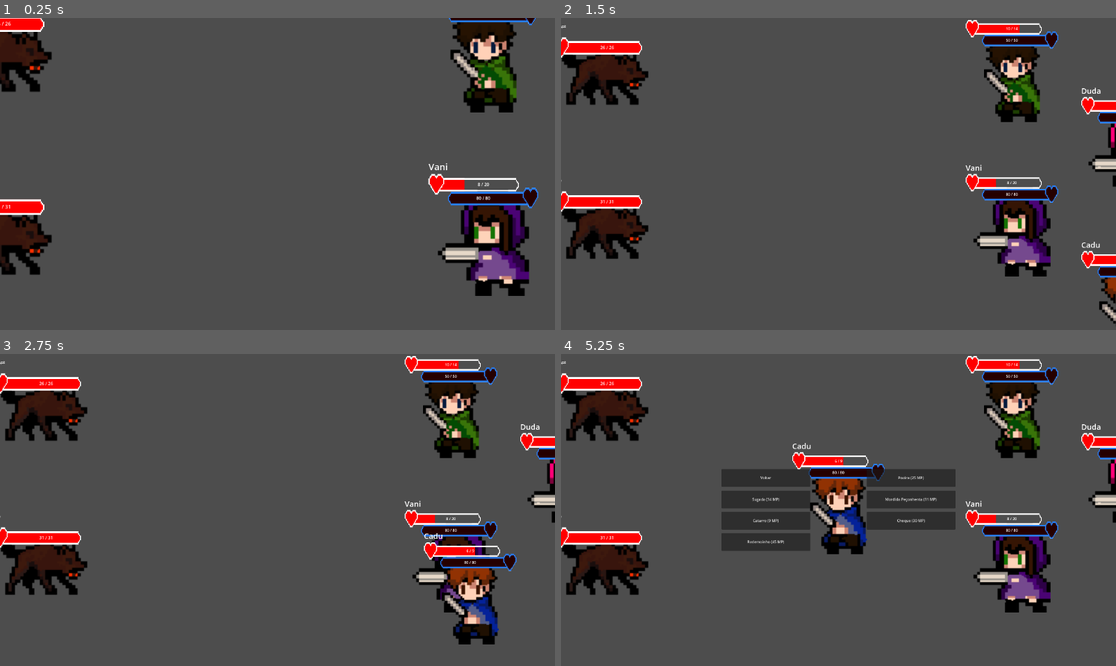
Above: before the commit, frames 1-4 (two rows, left to right).
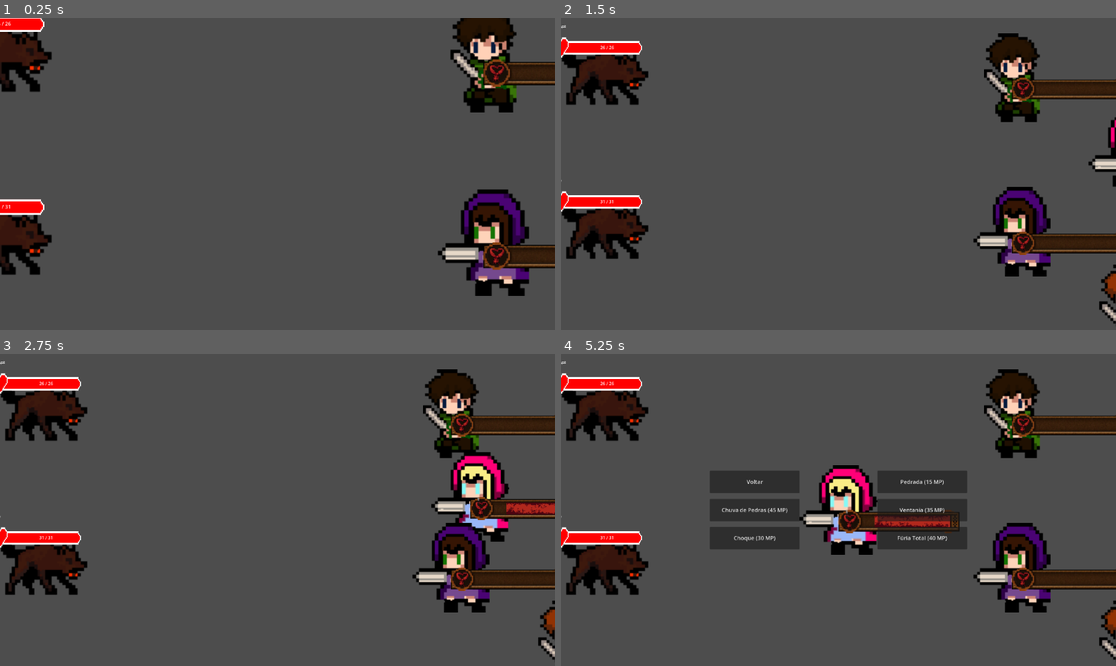
Above: after the commit, the same moments.

Repository: YuzuruTK/DarkSoulsMinusOne
Game: Godot game, scene res://Title/title.tscn
The game is run twice, just before and just after one commit, with the same random seed, the same clock (stepped at 60 frames per second) and the same inputs. The project has no main scene, so this scene is started directly. The engine's default icon, where the game draws it, is replaced by a stand-in: a white triangle on a blue panel in a dark square.
Inputs:
- Up to frame 1 (0.25 s): no input
- Up to frame 2 (1.5 s): tap Enter at 0.5, 1.35 s; tap Backspace at 0.6 s
- Up to frame 3 (2.75 s): tap Space at 2 s; tap Backspace at 2.1 s
- Up to frame 4 (5.25 s): tap Enter at 2.85 s; click "Atacar" at 3.5 s; click "Voltar" at 4.25 s; click "Habilidades" at 5 s

The runs differ from the first frame. In frame 1, 3.4% of the frame differs, in the area x 77-100%, y 0-81%; in frame 2, 4.9%; in frame 3, 10%; in frame 4, 13%, in the area x 26-100%, y 0-98%.

Commit message:
Fix on the way it is structured the User Interface

Diff:
--- a/Battle/Player/Player.tscn
+++ b/Battle/Player/Player.tscn
@@ -1,9 +1,10 @@
-[gd_scene load_steps=6 format=3 uid="uid://dsbhedwbw7n8t"]
+[gd_scene load_steps=7 format=3 uid="uid://dsbhedwbw7n8t"]
 
 [ext_resource type="Script" uid="uid://c3w3kweymfmfv" path="res://Battle/Player/player.gd" id="1_bhhxy"]
-[ext_resource type="Texture2D" uid="uid://4l8wykps5hns" path="res://Sprites/placeholder.png" id="2_kxkgx"]
-[ext_resource type="Texture2D" uid="uid://dglrnpyuijxhc" path="res://Battle/ui/empty_bar.png" id="3_pxlk6"]
-[ext_resource type="Texture2D" uid="uid://dbjmhtsp2nmip" path="res://Battle/ui/full_bar.png" id="4_savr3"]
+[ext_resource type="Texture2D" uid="uid://bvxgaamxeiq7f" path="res://Battle/ui/health_under.png" id="2_pxlk6"]
+[ext_resource type="Texture2D" uid="uid://ceyp844x4gs2" path="res://Battle/ui/mana_under.png" id="2_savr3"]
+[ext_resource type="Texture2D" uid="uid://bbdwv5i0ljy4u" path="res://Battle/ui/mana_progress.png" id="3_savr3"]
+[ext_resource type="Texture2D" uid="uid://dn5ev008ec6u4" path="res://Battle/ui/health_progress.png" id="5_savr3"]
 
 [sub_resource type="AnimationLibrary" id="AnimationLibrary_d1r5a"]
 
@@ -18,7 +19,6 @@
 
 [node name="Sprite" type="Sprite2D" parent="."]
 scale = Vector2(4, 4)
-texture = ExtResource("2_kxkgx")
 
 [node name="Focus" type="Sprite2D" parent="."]
 
@@ -28,15 +28,30 @@
 }
 
 [node name="ManaBar" type="TextureProgressBar" parent="."]
+offset_right = 174.0
+offset_bottom = 33.0
+scale = Vector2(3, 3)
+texture_under = ExtResource("2_savr3")
+texture_progress = ExtResource("3_savr3")
+
+[node name="ManaLabel" type="RichTextLabel" parent="."]
 offset_right = 40.0
 offset_bottom = 40.0
-texture_under = ExtResource("3_pxlk6")
-texture_progress = ExtResource("4_savr3")
-tint_progress = Color(0.145266, 0.502438, 1, 1)
+bbcode_enabled = true
+horizontal_alignment = 1
+vertical_alignment = 1
 
 [node name="HealthBar" type="TextureProgressBar" parent="."]
+offset_right = 174.0
+offset_bottom = 33.0
+scale = Vector2(3, 3)
+fill_mode = 1
+texture_under = ExtResource("2_pxlk6")
+texture_progress = ExtResource("5_savr3")
+
+[node name="HealthLabel" type="RichTextLabel" parent="."]
 offset_right = 40.0
 offset_bottom = 40.0
-fill_mode = 4
-texture_under = ExtResource("3_pxlk6")
-texture_progress = ExtResource("4_savr3")
+bbcode_enabled = true
+horizontal_alignment = 1
+vertical_alignment = 1
--- a/Battle/Player/player.gd
+++ b/Battle/Player/player.gd
@@ -16,10 +16,10 @@
 }
 
 # Node references
-@onready var mana_bar = $ManaBar
-@onready var mana_label = Label.new()
-@onready var health_bar = $HealthBar
-@onready var health_label = Label.new()
+@onready var mana_bar: TextureProgressBar = $ManaBar
+@onready var mana_label: RichTextLabel = $ManaLabel
+@onready var health_bar: TextureProgressBar = $HealthBar
+@onready var health_label: RichTextLabel = $HealthLabel
 @onready var nametag = $Name
 @onready var sprite = $Sprite
 
@@ -125,6 +125,11 @@
 		# Fallback to placeholder if available
 		_load_placeholder_sprite()
 
+	# Center the sprite horizontally
+	if sprite.texture:
+		sprite.position.y = 0  # Keep at center vertically
+		print("Sprite size: ", sprite.texture.get_size(), " Position: ", sprite.position)
+
 func _load_placeholder_sprite() -> void:
 	var placeholder_path = "res://Sprites/placeholder.png"
 	if ResourceLoader.exists(placeholder_path):
@@ -197,9 +202,7 @@
 
 #region Godot Lifecycle
 func _ready() -> void:
-	$".".add_child(health_label)
-	$".".add_child(mana_label)
-	_setup_hud()
+	pass
 
 func _process(_delta: float) -> void:
 	pass
@@ -217,35 +220,57 @@
 	health_bar.value = health_percentage
 	mana_bar.value = mana_percentage
 
-	mana_label.text = "%d / %d" % [actual_mana, max_mana]
-	health_label.text = "%d / %d" % [actual_health, max_health]
-
+	var font_size = round(HUD_SIZE.y * 0.5)
+	mana_label.text = "[i][color=WHITE][font_size=%d] %d / %d [/font_size]" % [font_size, actual_mana, max_mana]
+	health_label.text = "[i][center][color=WHITE][font_size=%d] %d / %d [/font_size]" % [font_size, actual_health, max_health]
 func _adjust_hud_layout() -> void:
 	_setup_mana_bar()
 	_setup_health_bar()
 	_setup_nametag()
 
 func _setup_mana_bar() -> void:
-	mana_bar.position = Vector2(200, -200)
+	# Calculate mana bar position - centered above character
+	var sprite_top = -(sprite.texture.get_size().y * sprite.scale.y) / 2
+	var bar_width = mana_bar.texture_under.get_size().x * mana_bar.scale.x
+
+	mana_bar.position.x = -bar_width / 2  # Center horizontally
+
+	mana_bar.position.y = sprite_top - (mana_bar.texture_under.get_size().y * mana_bar.scale.y) - 10  # 10 pixels above sprite
 	mana_bar.fill_mode = TextureProgressBar.FILL_LEFT_TO_RIGHT
-	mana_bar.size = HUD_SIZE
-	mana_bar.scale = Vector2(-HUD_SCALE.x, HUD_SCALE.y)
-	mana_label.position = Vector2($".".position.x - (mana_label.get_combined_minimum_size().x / 2), mana_bar.position.y + 26)
+
+	# Position mana label centered on the mana bar
+	mana_label.position.x = mana_bar.position.x
+	mana_label.position.y = mana_bar.position.y
+	mana_label.size = mana_bar.size * mana_bar.scale
+	mana_label.bbcode_enabled = true
+
 
 func _setup_health_bar() -> void:
-	health_bar.position = Vector2(-200, -250)
+	# Set size and scale first
+	var bar_width = health_bar.texture_under.get_size().x * health_bar.scale.x
 	health_bar.fill_mode = TextureProgressBar.FILL_LEFT_TO_RIGHT
-	health_bar.size = HUD_SIZE
-	health_bar.scale = HUD_SCALE
-	health_label.position = Vector2($".".position.x - (health_label.get_combined_minimum_size().x / 2), health_bar.position.y + 26)
+
+	var mana_bar_height = mana_bar.texture_under.get_size().y * mana_bar.scale.y
+
+	# Position health bar above mana bar, centered
+	health_bar.position.x = -bar_width / 2  # Center horizontally
+	health_bar.position.y = mana_bar.position.y - mana_bar_height * 1.1  # 5 pixels below mana bar
+
+	# Position health label centered on the health bar
+	health_label.position.x = health_bar.position.x
+	health_label.position.y = health_bar.position.y
+	health_label.size = health_bar.size * health_bar.scale
+	health_label.bbcode_enabled = true
 
 func _setup_nametag() -> void:
-	nametag.position = Vector2(-200, -300)
+	# Position nametag above mana bar, centered
+	nametag.position.x = -HUD_SIZE.x / 2  # Center horizontally
+	nametag.position.y = health_bar.position.y - HUD_SIZE.y - 5  # 5 pixels above mana bar
 	nametag.size = HUD_SIZE
 	nametag.bbcode_enabled = true
 
-	var font_size = round(HUD_SIZE.y / 1.5)
-	nametag.text = "[font_size=%d]%s[/font_size]" % [font_size, player_name]
+	var font_size = round(HUD_SIZE.y * 0.7)
+	nametag.text = "[center][font_size=%d]%s[/font_size][/center]" % [font_size, player_name]
 #endregion
 
 #region Mana Management
--- a/Battle/good_user_interface.gd
+++ b/Battle/good_user_interface.gd
@@ -13,6 +13,7 @@
 
 # Constants
 const BUTTON_SPACING_RATIO = 2.0
+const BUTTON_FONT_SIZE = 24 # Add this constant for consistent font size
 
 # State management
 var current_state: GameState = GameState.MENU_MAIN
@@ -149,7 +150,7 @@
 	var player_skills = player.get_skills()
 
 	if player_skills.is_empty():
-		var no_skills_button = _create_button("Nenhuma habilidade disponível", func(): pass)
+		var no_skills_button = _create_button("Nenhuma habilidade disponível", func(): pass )
 		no_skills_button.disabled = true
 		buttons.append(no_skills_button)
 	else:
@@ -224,7 +225,7 @@
 
 	if available_items.is_empty():
 		# No items available
-		var no_items_button = _create_button("Sem itens disponíveis", func(): pass)
+		var no_items_button = _create_button("Sem itens disponíveis", func(): pass )
 		no_items_button.disabled = true
 		buttons.append(no_items_button)
 	else:
@@ -265,6 +266,14 @@
 	var button = Button.new()
 	button.text = text
 	button.pressed.connect(callback)
+
+	# Create and apply larger font
+	var theme = Theme.new()
+	var font = ThemeDB.fallback_font
+	theme.set_font("font", "Button", font)
+	theme.set_font_size("font_size", "Button", BUTTON_FONT_SIZE)
+	button.theme = theme
+
 	add_child(button)
 	return button
 #endregion
--- a/Characters.json
+++ b/Characters.json
@@ -1,22 +1,22 @@
 [
 	{
 		"name": "Antonio",
-		"max_h": 10,
-		"max_mana": 50,
-		"actual_mana": 50,
-		"actual_h": 10,
+		"max_h": 14,
+		"max_mana": 40,
+		"actual_mana": 40,
+		"actual_h": 14,
 		"atk_dam": 3,
-		"initiative": 1,
+		"initiative": 2,
 		"sprite_id": "1",
 		"skills_id": [
 			0,
 			7,
-			23,
-			28
+			17,
+			23
 		],
 		"equipment": {
 			"armor": "leather_armor",
-			"weapon": "wooden_sword"
+			"weapon": "club"
 		},
 		"inventory": {
 			"chimarrao": 2,
@@ -25,52 +25,49 @@
 	},
 	{
 		"name": "Duda",
-		"max_h": 12,
-		"actual_h": 12,
-		"max_mana": 120,
-		"actual_mana": 120,
+		"max_h": 10,
+		"max_mana": 80,
+		"actual_h": 10,
+		"actual_mana": 80,
 		"atk_dam": 2,
-		"initiative": 3,
+		"initiative": 4,
 		"sprite_id": "2",
 		"skills_id": [
 			0,
 			1,
-			2,
-			3,
 			10,
-			13,
 			18,
+			26,
 			29
 		],
 		"equipment": {
-			"armor": "iron_armor",
-			"weapon": "iron_sword"
+			"armor": "cloth_robe",
+			"weapon": "dagger"
 		},
 		"inventory": {
 			"chimarrao": 4,
-			"churrasco": 3
+			"churrasco": 2
 		}
 	},
 	{
 		"name": "Vani",
-		"max_h": 8,
-		"actual_h": 8,
-		"max_mana": 80,
-		"actual_mana": 80,
+		"max_h": 12,
+		"actual_h": 12,
+		"max_mana": 60,
+		"actual_mana": 60,
 		"atk_dam": 4,
-		"initiative": 2,
+		"initiative": 3,
 		"sprite_id": "4",
 		"skills_id": [
 			0,
+			2,
 			5,
 			12,
-			15,
-			17,
 			21,
 			24
 		],
 		"equipment": {
-			"armor": "steel_armor",
+			"armor": "chain_mail",
 			"weapon": "steel_sword"
 		},
 		"inventory": {
@@ -80,29 +77,29 @@
 	},
 	{
 		"name": "Cadu",
-		"max_h": 9,
-		"actual_h": 9,
-		"max_mana": 80,
-		"actual_mana": 80,
-		"atk_dam": 3,
-		"initiative": 4,
+		"max_h": 8,
+		"actual_h": 8,
+		"max_mana": 100,
+		"actual_mana": 100,
+		"atk_dam": 2,
+		"initiative": 1,
 		"sprite_id": "3",
 		"skills_id": [
 			0,
 			4,
 			9,
-			14,
+			13,
 			25,
-			26,
+			27,
 			30
 		],
 		"equipment": {
-			"armor": "chain_mail",
-			"weapon": "enchanted_blade"
+			"armor": "mystic_robes",
+			"weapon": "wooden_sword"
 		},
 		"inventory": {
 			"chimarrao": 5,
-			"churrasco": 4
+			"churrasco": 3
 		}
 	}
 ]
